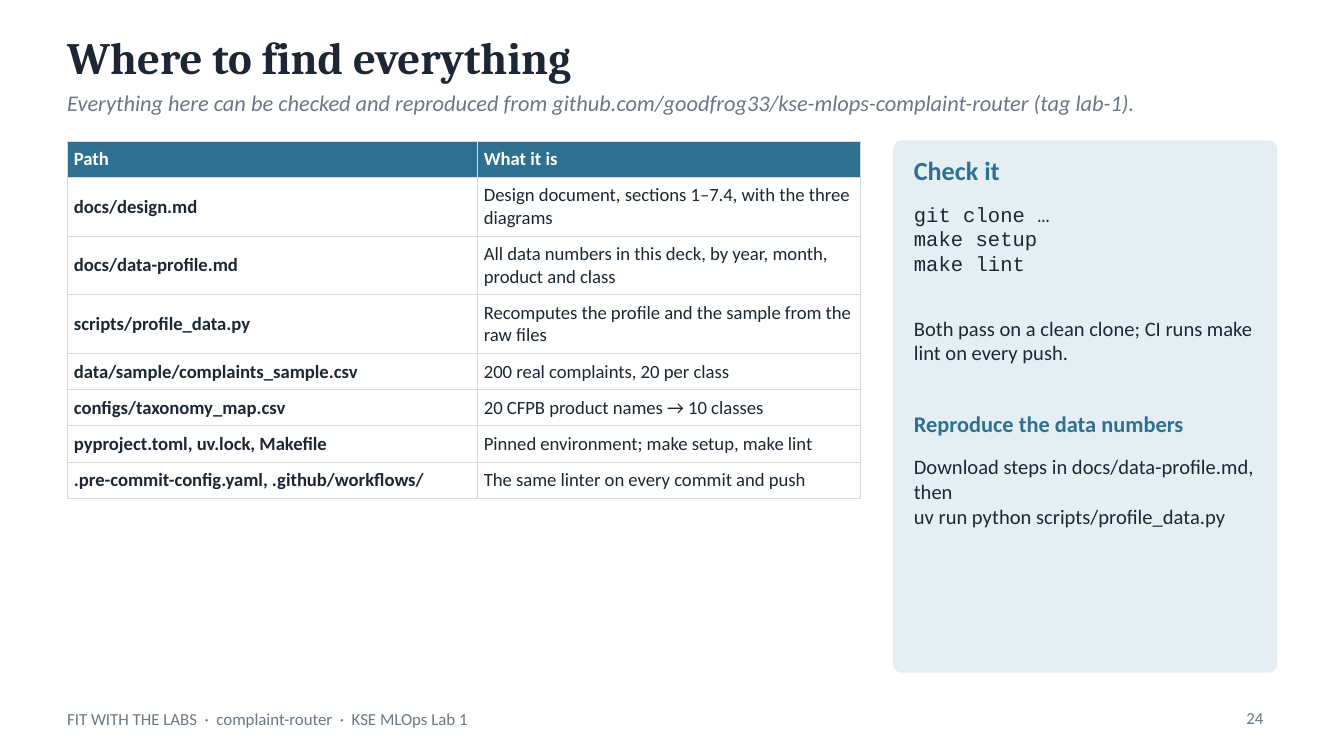
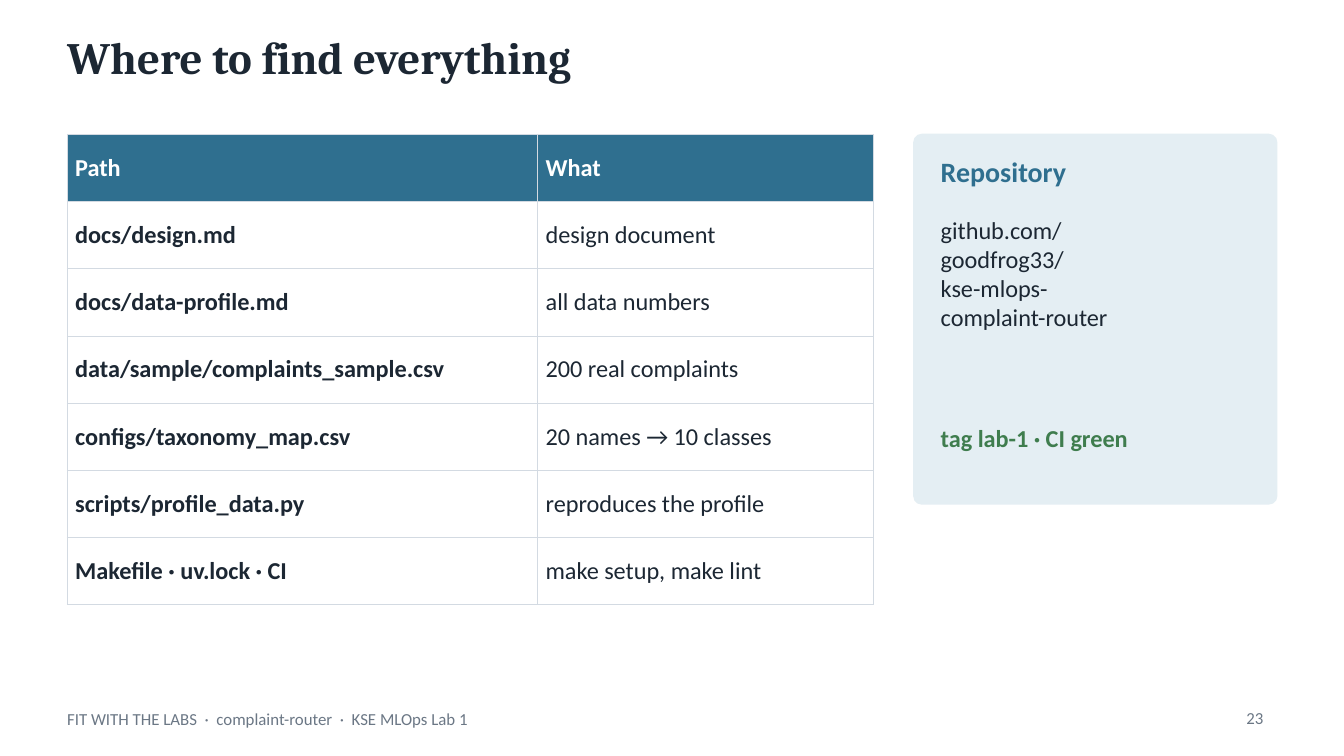
Before and after one commit to goodfrog33/kse-mlops-complaint-router, a slide deck: slide 23 of docs/presentation/complaint-router-lab1.pptx (slide 24 before the commit). Drawn at 1344x756 pixels with LibreOffice and Linux fonts; fonts in the diff are those of the drawing. Boxes give left, top, right and bottom in pixels: in the first picture for what was removed or moved away, otherwise in the second. Text is boxed around its words. In the diff, an @@ line names an element or a change of style, - is before the commit and + after.

```diff
--- a/docs/presentation/complaint-router-lab1.pptx
+++ b/docs/presentation/complaint-router-lab1.pptx
@@ text removed at box(67, 95, 1135, 115) @@
-Everything here can be checked and reproduced from github.com/goodfrog33/kse-mlops-complaint-router (tag lab-1).
@@ table at box(67, 134, 874, 587) @@
-row 1: Path | What it is
-row 2: docs/design.md | Design document, sections 1–7.4, with the three diagrams
-row 3: docs/data-profile.md | All data numbers in this deck, by year, month, product and class
-row 4: scripts/profile_data.py | Recomputes the profile and the sample from the raw files
-row 5: data/sample/complaints_sample.csv | 200 real complaints, 20 per class
-row 6: configs/taxonomy_map.csv | 20 CFPB product names → 10 classes
-row 7: pyproject.toml, uv.lock, Makefile | Pinned environment; make setup, make lint
-row 8: .pre-commit-config.yaml, .github/workflows/ | The same linter on every commit and push
+row 1: Path | What
+row 2: docs/design.md | design document
+row 3: docs/data-profile.md | all data numbers
+row 4: data/sample/complaints_sample.csv | 200 real complaints
+row 5: configs/taxonomy_map.csv | 20 names → 10 classes
+row 6: scripts/profile_data.py | reproduces the profile
+row 7: Makefile · uv.lock · CI | make setup, make lint
@@ table: place and size @@
-table at box(67, 141, 860, 493)
+table at box(67, 134, 874, 587)
@@ rounded rectangle: place and size @@
-rounded rectangle at box(894, 141, 1277, 672)
+rounded rectangle at box(914, 134, 1277, 504)
@@ rounded rectangle at box(914, 134, 1277, 504): proportions changed @@
@@ text removed at box(914, 161, 999, 180) @@
-Check it
@@ text added at box(941, 162, 1066, 187), 15 pt, text #2F6F8F, bold @@
+Repository
@@ text removed at box(914, 207, 1038, 271) @@
-git clone …
-make setup
-make lint
@@ text added at box(941, 222, 1108, 330), 13 pt, text #1C2733 @@
+github.com/
+goodfrog33/
+kse-mlops-
+complaint-router
@@ text removed at box(914, 321, 1252, 364) @@
-Both pass on a clean clone; CI runs make lint on every push.
@@ text removed at box(914, 416, 1183, 436) @@
-Reproduce the data numbers
@@ text added at box(941, 430, 1128, 451), 13 pt, text #3F7D4E, bold @@
+tag lab-1 · CI green
@@ text removed at box(914, 459, 1254, 528) @@
-Download steps in docs/data-profile.md, then
-uv run python scripts/profile_data.py
@@ page number at box(1246, 713, 1263, 724): text changed @@
-24
+23
```
Also in this commit, not shown: 21 other slides changed, 1 slide added, 2 slides removed, 1 other file.
